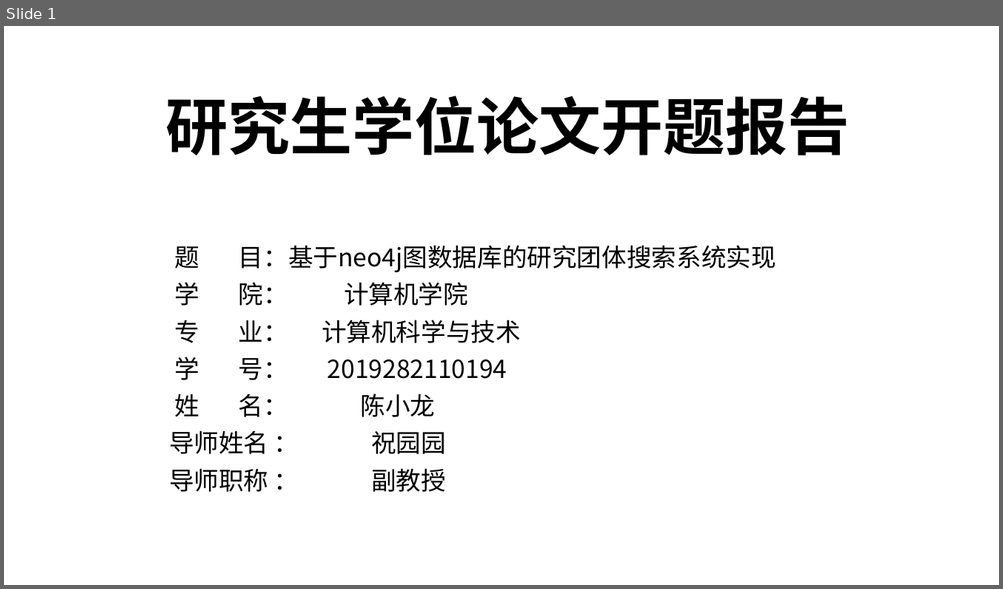
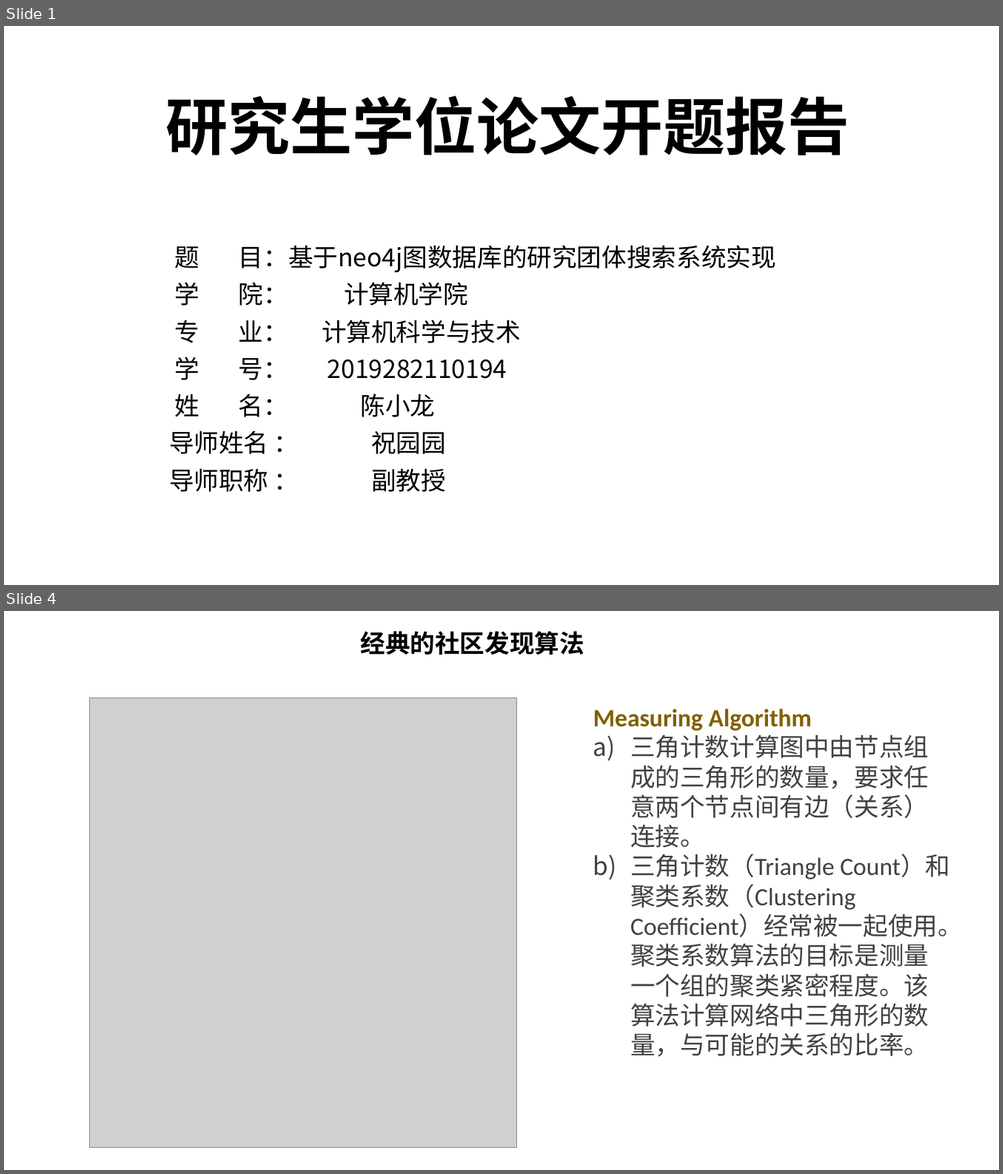
Before and after one commit to chendaye/Interview_xmind, a slide deck: graduate/开题报告-陈小龙.pptx. Shown one above the other, each under a label of ours: slide 1 before the commit, slides 1 and 4 after it; the slides between them are not shown. The pictures are 1003x589 and 1003x1174 pixels, drawn with LibreOffice and Linux fonts; fonts in the diff are those of the drawing; grey boxes stand for pictures. Boxes give left, top, right and bottom in pixels: in the first picture for what was removed or moved away, otherwise in the second. Text is boxed around its words. In the diff, an @@ line names an element or a change of style, - is before the commit and + after.

```diff
--- a/graduate/开题报告-陈小龙.pptx
+++ b/graduate/开题报告-陈小龙.pptx
@@ slide 4 added at <box>4,611,999,1170</box>, background #FFFFFF @@
@@ text added at <box>360,631,583,655</box>, 24 pt, text #000000, bold @@
+经典的社区发现算法
@@ picture added at <box>89,698,517,1148</box> @@
@@ text added at <box>593,709,962,1057</box>, 24 pt, text #414141 @@
+Measuring Algorithm
+a) 三角计数计算图中由节点组成的三角形的数量，要求任意两个节点间有边（关系）连接。
+b) 三角计数（Triangle Count）和聚类系数（Clustering Coefficient）经常被一起使用。聚类系数算法的目标是测量一个组的聚类紧密程度。该算法计算网络中三角形的数量，与可能的关系的比率。
```
Also in this commit, not shown: 12 slides changed, 8 other slides added, 5 slides removed.
